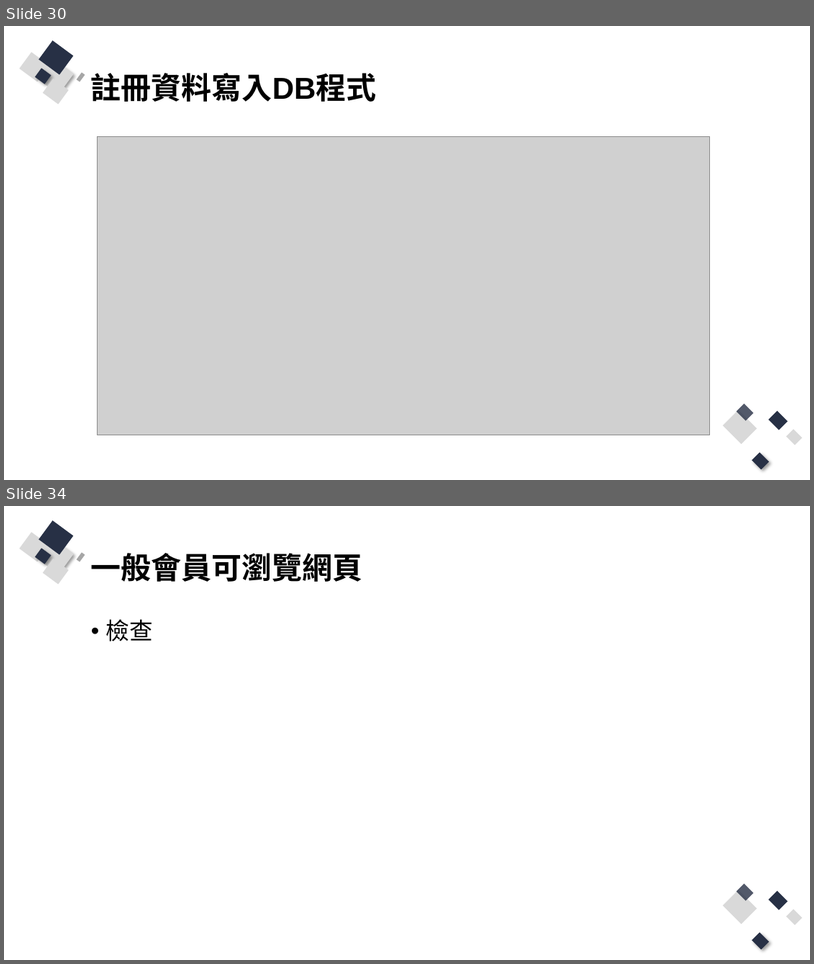
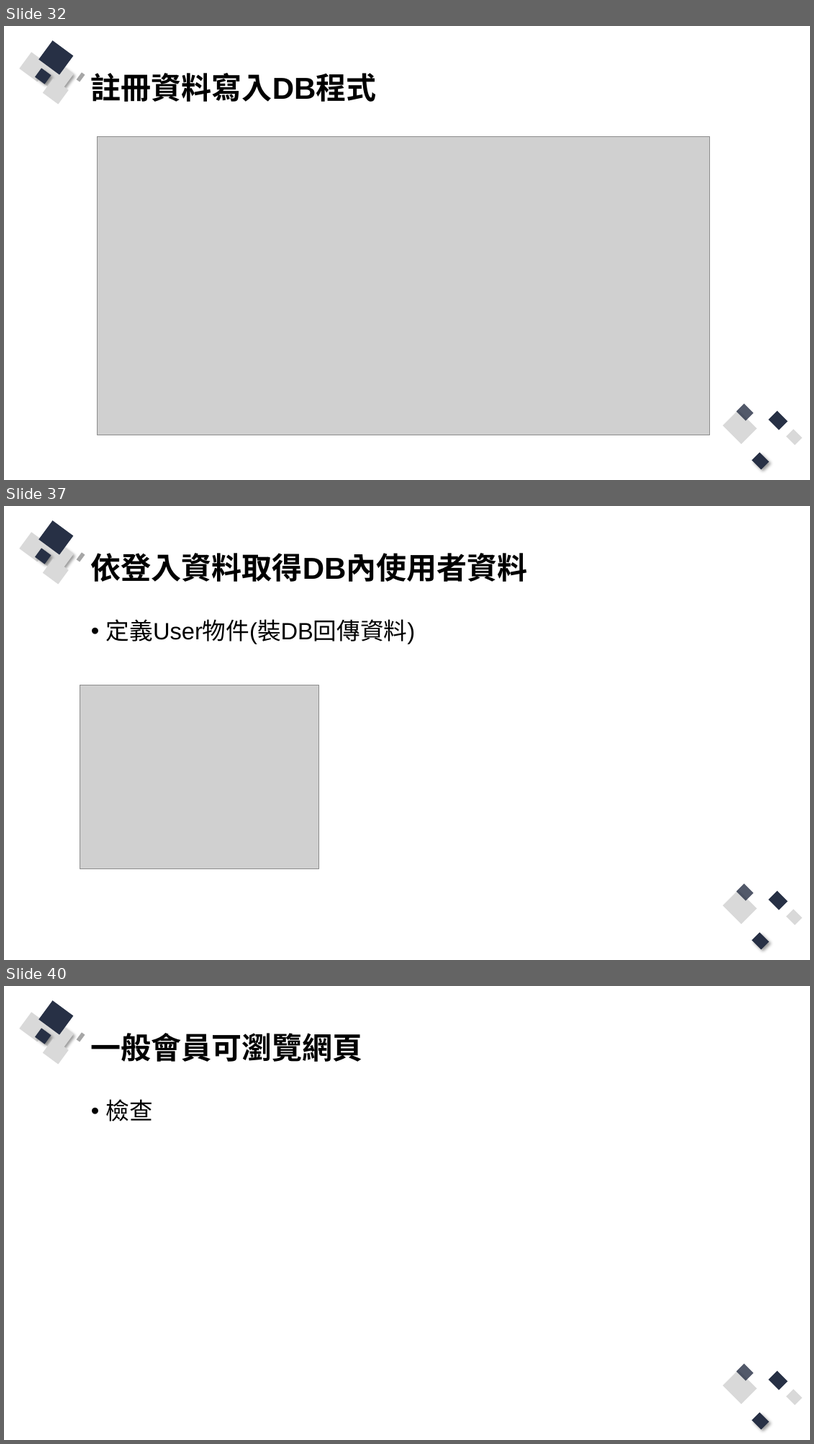
Before and after one commit to Q81JIAXIONG/-, a slide deck: 投影片/4.實作-帳號註冊、登入網頁.pptx. Shown one above the other, each under a label of ours: slides 30 and 34 before the commit, slides 32, 37 and 40 after it; the slides between them are not shown. The pictures are 814x964 and 814x1444 pixels, drawn with LibreOffice and Linux fonts; fonts in the diff are those of the drawing; grey boxes stand for pictures. Boxes give left, top, right and bottom in pixels: in the first picture for what was removed or moved away, otherwise in the second. Text is boxed around its words. In the diff, an @@ line names an element or a change of style, - is before the commit and + after.

Commit message:
準備登入範例

```diff
--- a/投影片/4.實作-帳號註冊、登入網頁.pptx
+++ b/投影片/4.實作-帳號註冊、登入網頁.pptx
@@ slide 37 added at (4,506,810,960), background #FFFFFF; not listed: 13 template elements that a slide beside it also shows @@
@@ title added at (91,553,528,582), 36 pt, text #000000, bold @@
+依登入資料取得DB內使用者資料
@@ text added at (106,619,415,644), 28 pt, text #000000 @@
+• 定義User物件(裝DB回傳資料)
@@ picture added at (80,685,319,869) @@
@@ what was slide 30 is now slide 32 @@
@@ what was slide 34 is now slide 40 @@
```
Also in this commit, not shown: 2 slides changed, 7 other slides added, 1 slide removed, 9 other files.
